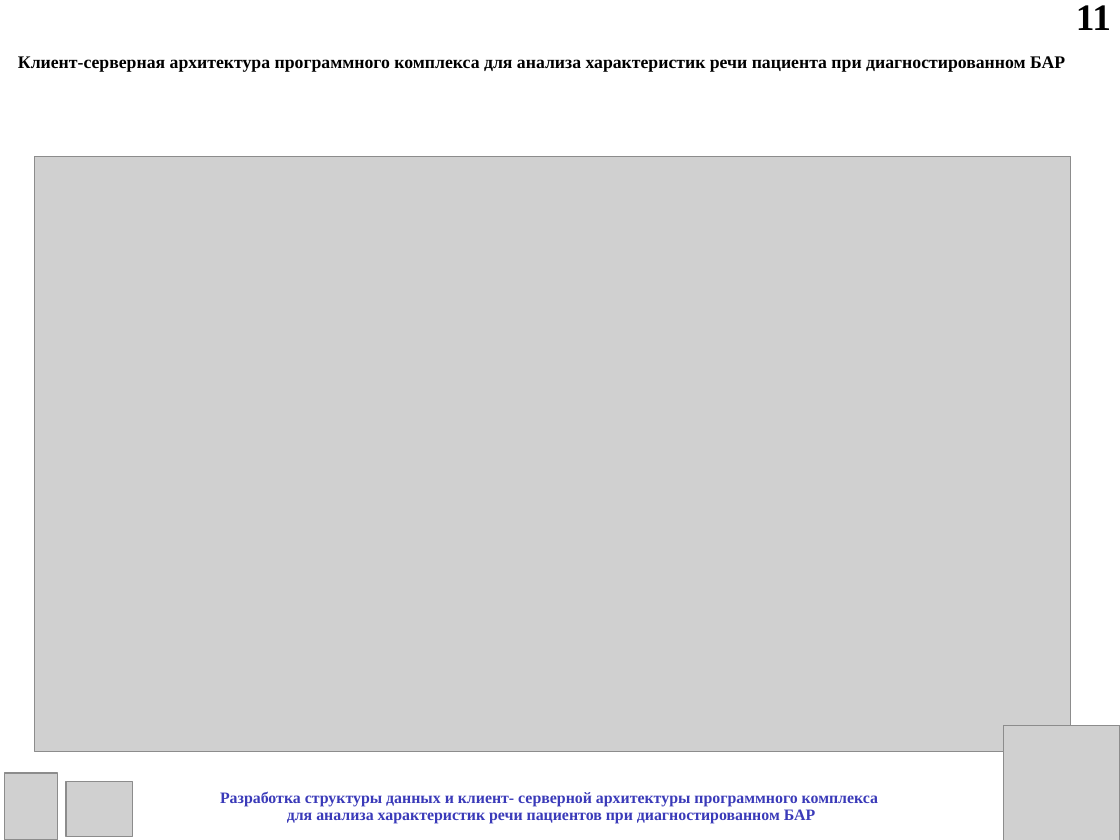
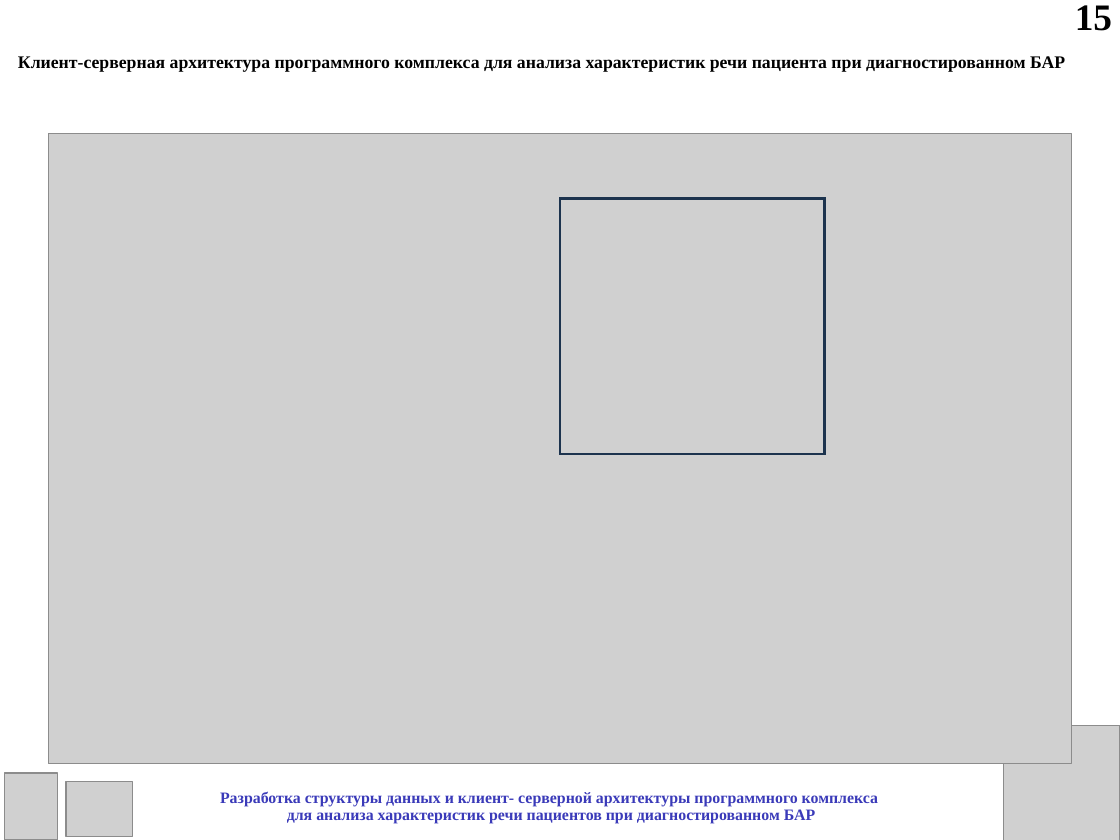
Before and after one commit to leysanSafina/BiomarkerAnalysis, a slide deck: slide 15 of Мониторинг биполярного расстройства/Практика/Сафина_практика_презентация.ppt (slide 11 before the commit). Drawn at 1120x840 pixels with LibreOffice and Linux fonts; fonts in the diff are those of the drawing; grey boxes stand for pictures. Boxes give left, top, right and bottom in pixels: in the first picture for what was removed or moved away, otherwise in the second. Text is boxed around its words. In the diff, an @@ line names an element or a change of style, - is before the commit and + after.

```diff
--- a/Мониторинг биполярного расстройства/Практика/Сафина_практика_презентация.ppt
+++ b/Мониторинг биполярного расстройства/Практика/Сафина_практика_презентация.ppt
@@ text at [1075, 5, 1112, 31]: text changed @@
-11
+15
@@ picture: place and size @@
-picture at [35, 156, 1071, 752]
+picture at [48, 133, 1072, 764]
@@ rectangle added at [560, 198, 824, 454], outline #1C334E 1.5 pt @@
```
Also in this commit, not shown: 12 other slides changed, 7 slides added, 8 other files.
